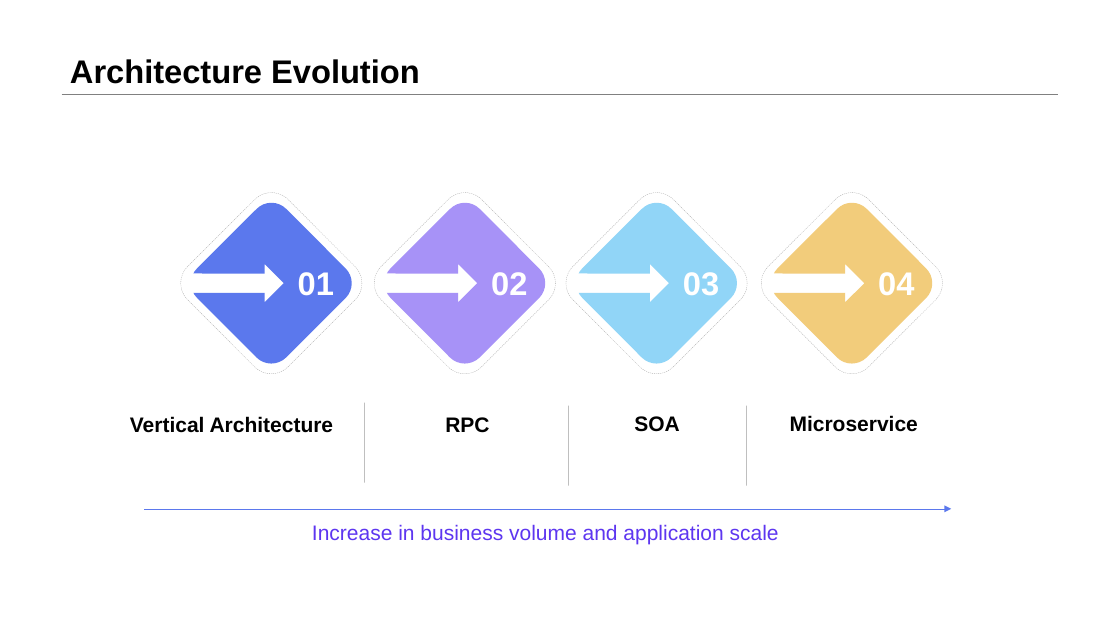
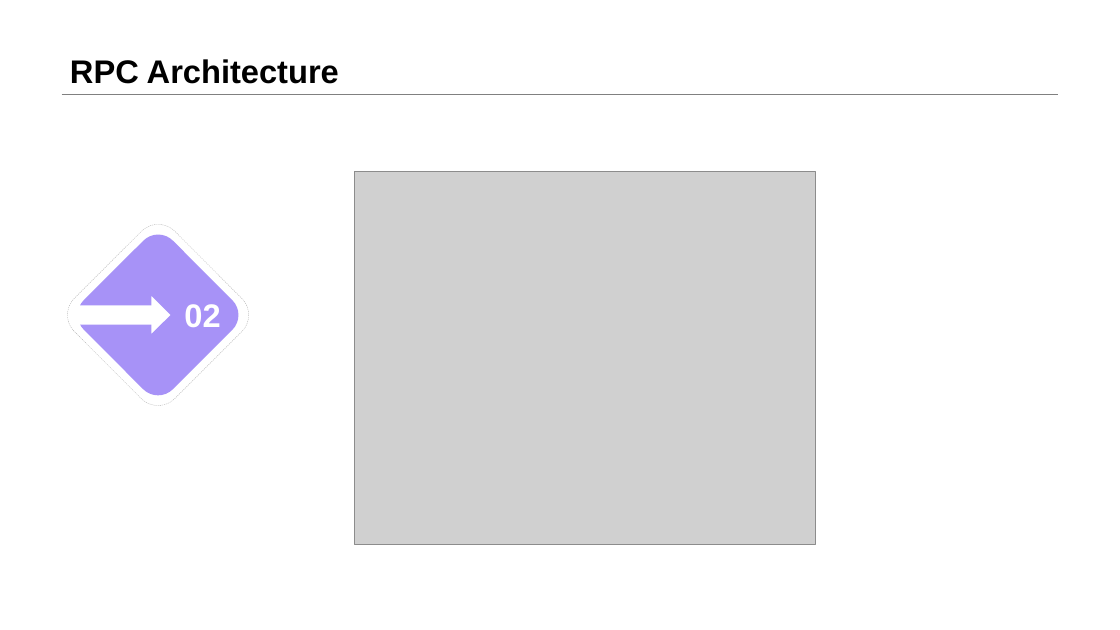
Before and after one commit to LIULE8/ppt, a slide deck: slide 6 of Sharing2.pptx. Drawn at 1120x630 pixels with LibreOffice and Linux fonts; fonts in the diff are those of the drawing; grey boxes stand for pictures. Boxes give left, top, right and bottom in pixels: in the first picture for what was removed or moved away, otherwise in the second. Text is boxed around its words. In the diff, an @@ line names an element or a change of style, - is before the commit and + after.

```diff
--- a/Sharing2.pptx
+++ b/Sharing2.pptx
@@ title at box(70, 59, 339, 84): text changed @@
-Architecture Evolution
+RPC Architecture
@@ picture added at box(355, 171, 815, 544) @@
@@ rounded rectangle removed at box(171, 183, 372, 384) @@
@@ freeform shape removed at box(182, 194, 361, 372) @@
@@ rounded rectangle removed at box(556, 183, 757, 384) @@
@@ freeform shape removed at box(568, 194, 746, 372) @@
@@ rounded rectangle removed at box(752, 183, 953, 384) @@
@@ freeform shape removed at box(763, 194, 941, 372) @@
@@ 1 text, 1 rounded rectangle, 1 freeform shape: place and size @@
-1 text, 1 rounded rectangle, 1 freeform shape at box(365, 183, 565, 384)
+1 text, 1 rounded rectangle, 1 freeform shape at box(58, 215, 259, 416)
@@ text removed at box(298, 272, 334, 296) @@
-01
@@ text removed at box(683, 272, 719, 295) @@
-03
@@ text removed at box(878, 272, 914, 295) @@
-04
@@ text removed at box(130, 416, 334, 433) @@
-Vertical Architecture
@@ line removed from (365, 402) to (365, 482) @@
@@ text removed at box(445, 417, 489, 433) @@
-RPC
@@ line removed from (568, 406) to (568, 486) @@
@@ text removed at box(634, 416, 679, 432) @@
-SOA
@@ line removed from (746, 406) to (746, 486) @@
@@ text removed at box(790, 415, 918, 432) @@
-Microservice
@@ arrow removed from (145, 509) to (951, 509) @@
@@ text removed at box(312, 524, 779, 544) @@
-Increase in business volume and application scale
```
Also in this commit, not shown: 1 other slide changed.
